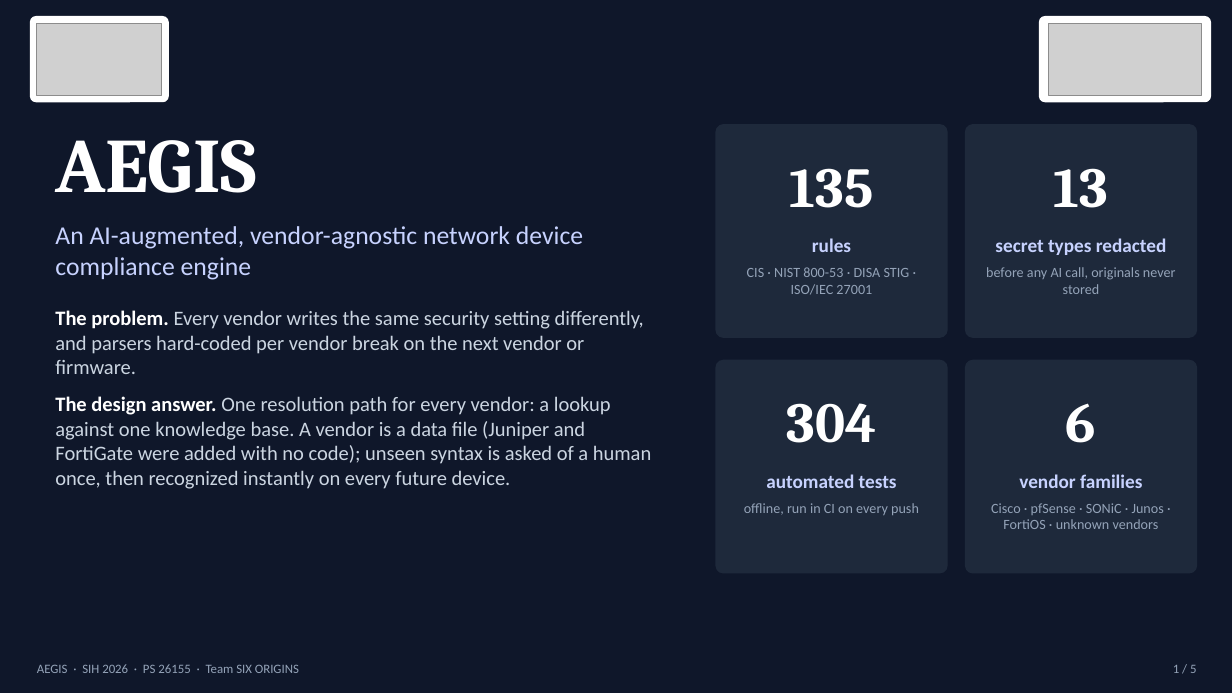
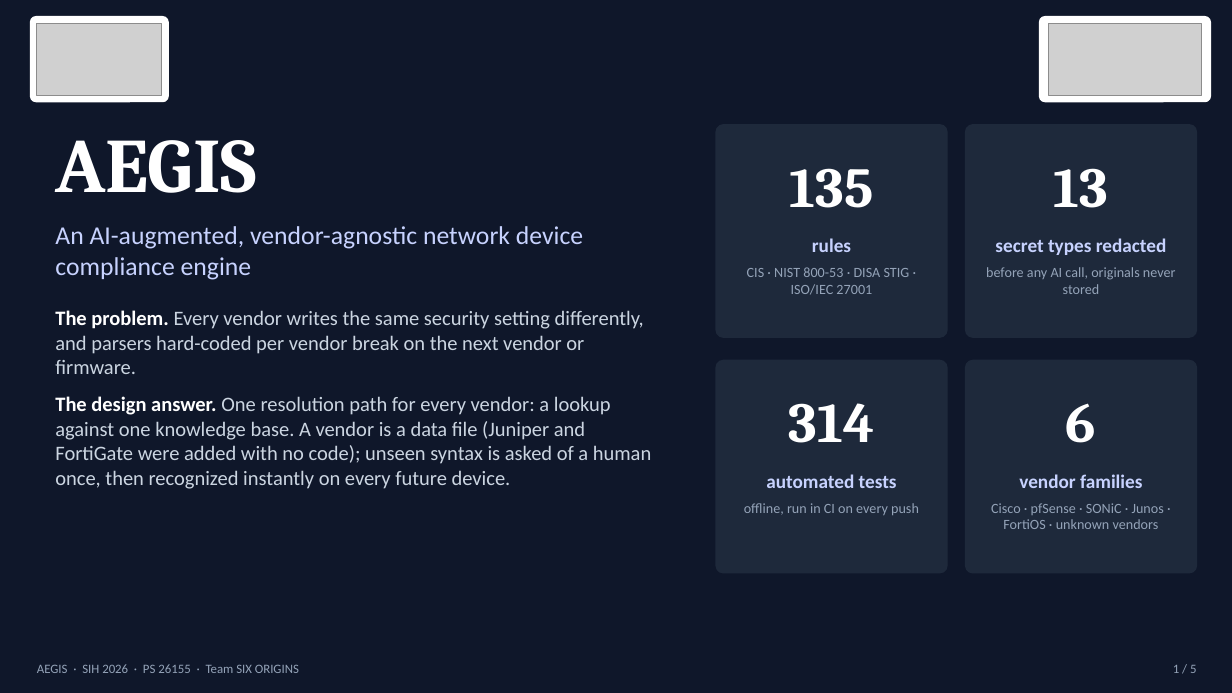
Before and after one commit to TheUsefulNerd/aegis, a slide deck: slide 1 of docs/AEGIS-Technical-Presentation.pptx. Drawn at 1232x693 pixels with LibreOffice and Linux fonts; fonts in the diff are those of the drawing; grey boxes stand for pictures. Boxes give left, top, right and bottom in pixels: in the first picture for what was removed or moved away, otherwise in the second. Text is boxed around its words. In the diff, an @@ line names an element or a change of style, - is before the commit and + after.

```diff
--- a/docs/AEGIS-Technical-Presentation.pptx
+++ b/docs/AEGIS-Technical-Presentation.pptx
@@ text at [789,403,875,443]: text changed @@
-304
+314
```
Also in this commit, not shown: 1 other slide changed, 15 other files.
